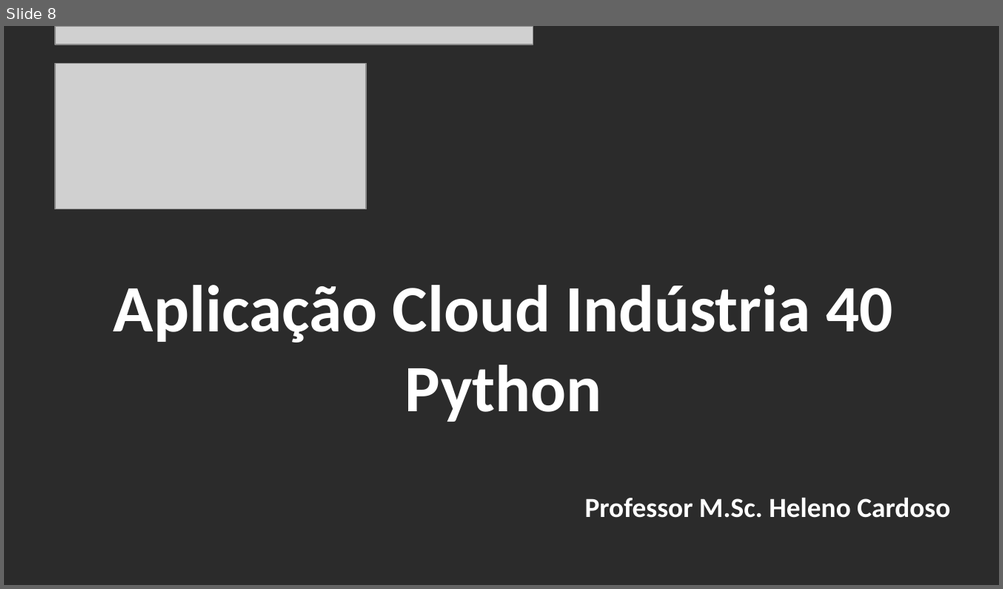
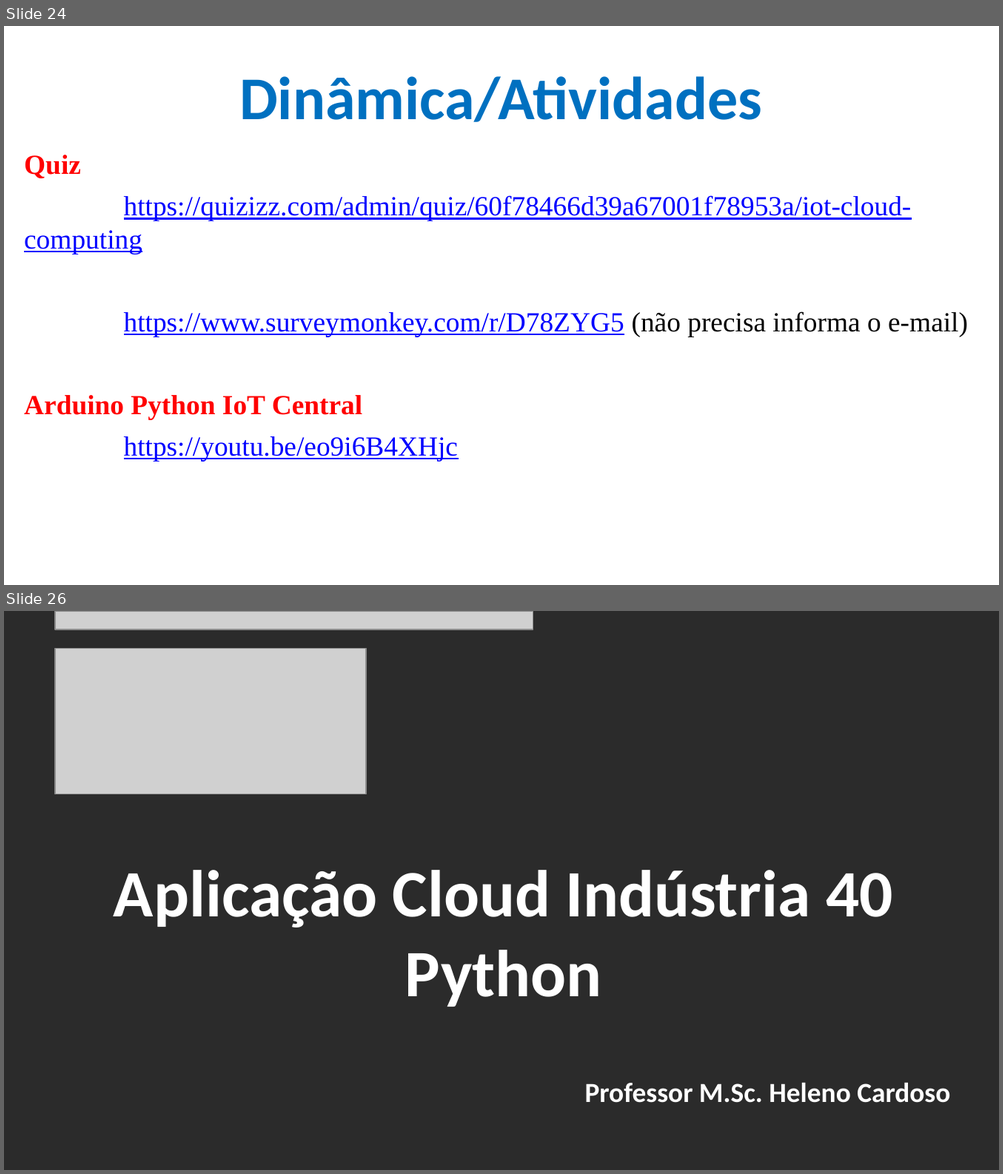
Before and after one commit to CloudEducationBrazil/WydenArea1AplicacaoCloudIndustria40Python, a slide deck: 01 Classes/Aula 09 - Aplicação Cloud Indústria 40 Python IoT - Integração Cloud IoT Características Relevantes.pptx. Shown one above the other, each under a label of ours: slide 8 before the commit, slides 24 and 26 after it; the slides between them are not shown. The pictures are 1003x589 and 1003x1174 pixels, drawn with LibreOffice and Linux fonts; fonts in the diff are those of the drawing; grey boxes stand for pictures; background and template pictures are left out; a plain dark background stands for a picture behind light text. Boxes give left, top, right and bottom in pixels: in the first picture for what was removed or moved away, otherwise in the second. Text is boxed around its words. In the diff, an @@ line names an element or a change of style, - is before the commit and + after.

Commit message:
Aula 09 Cloud IoT Python Indústria 4.0 e Outros 09maio2023

```diff
--- a/01 Classes/Aula 09 - Aplicação Cloud Indústria 40 Python IoT - Integração Cloud IoT Características Relevantes.pptx
+++ b/01 Classes/Aula 09 - Aplicação Cloud Indústria 40 Python IoT - Integração Cloud IoT Características Relevantes.pptx
@@ slide 24 added at (4, 26, 999, 585), background picture (left out) @@
@@ title added at (239, 76, 762, 122), 44 pt, text #0070C0, bold @@
+Dinâmica/Atividades
@@ text added at (24, 155, 967, 461), 20 pt, text #0000FF, underline @@
+Quiz
+https://quizizz.com/admin/quiz/60f78466d39a67001f78953a/iot-cloud-computing
+https://www.surveymonkey.com/r/D78ZYG5 (não precisa informa o e-mail)
+Arduino Python IoT Central
+https://youtu.be/eo9i6B4XHjc
@@ what was slide 8 is now slide 26 @@
```
Also in this commit, not shown: 5 slides changed, 19 other slides added, 2 slides removed, 4 other files.
